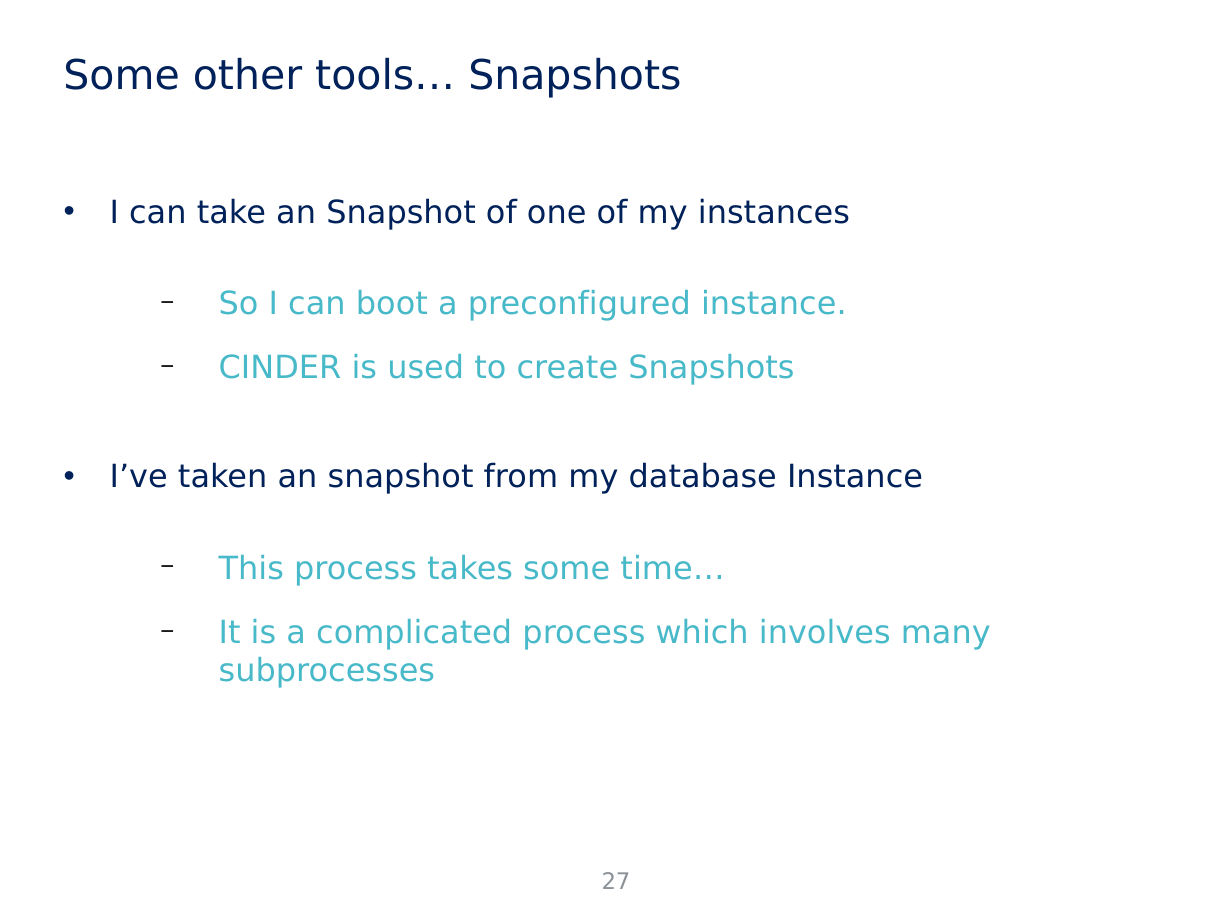
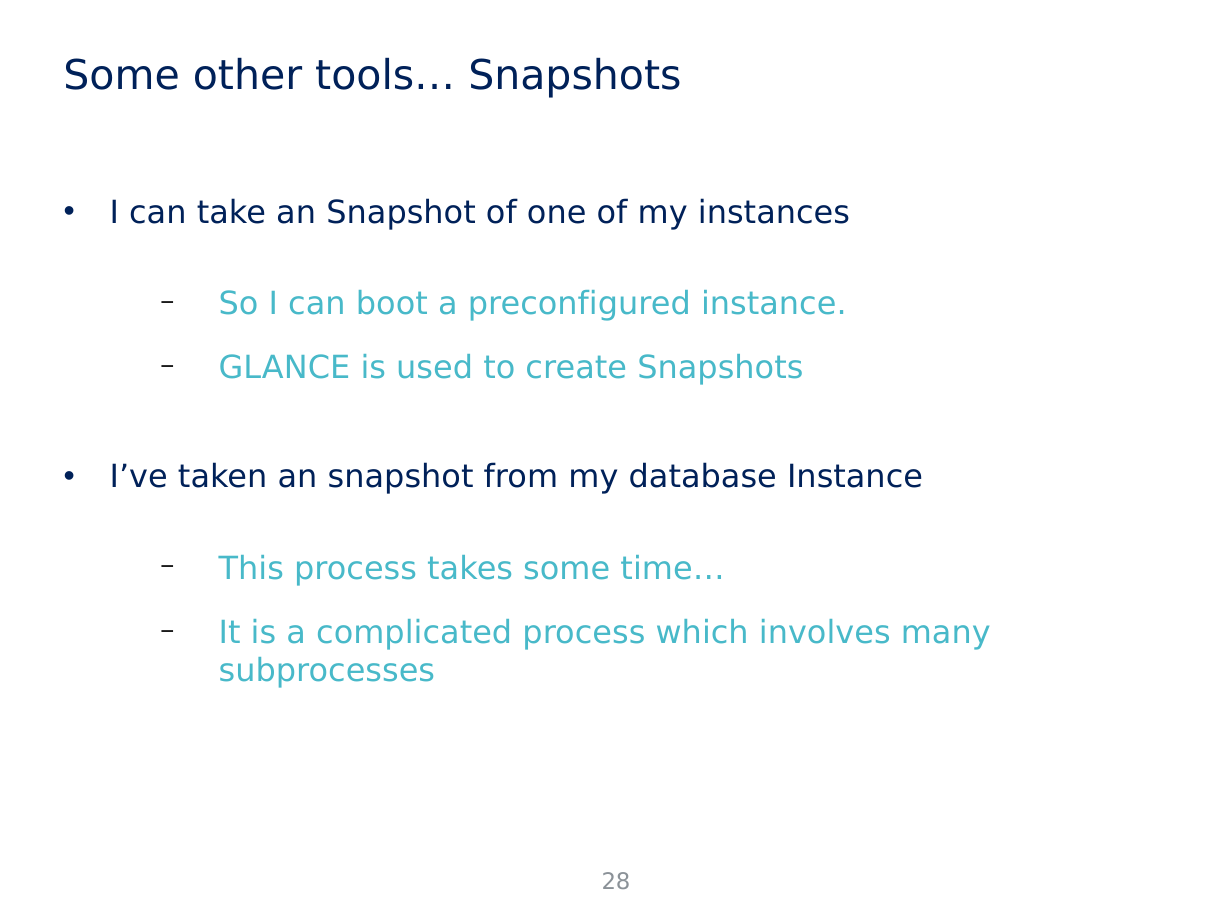
Before and after one commit to jicarretero/SummitMalaga2016, a slide deck: slide 28 of FiwareMalaga.odp (slide 27 before the commit). Drawn at 1232x924 pixels with LibreOffice and Linux fonts; fonts in the diff are those of the drawing; background and template pictures are left out. Boxes give left, top, right and bottom in pixels: in the first picture for what was removed or moved away, otherwise in the second. Text is boxed around its words. In the diff, an @@ line names an element or a change of style, - is before the commit and + after.

```diff
--- a/FiwareMalaga.odp
+++ b/FiwareMalaga.odp
@@ text at <box>219,353,803,385</box>: text changed @@
-  − CINDER is used to create Snapshots
+  − GLANCE is used to create Snapshots
@@ page number at <box>602,872,631,889</box>: text changed @@
-27
+28
```
Also in this commit, not shown: 10 other slides changed, 3 slides added, 7 other files.
